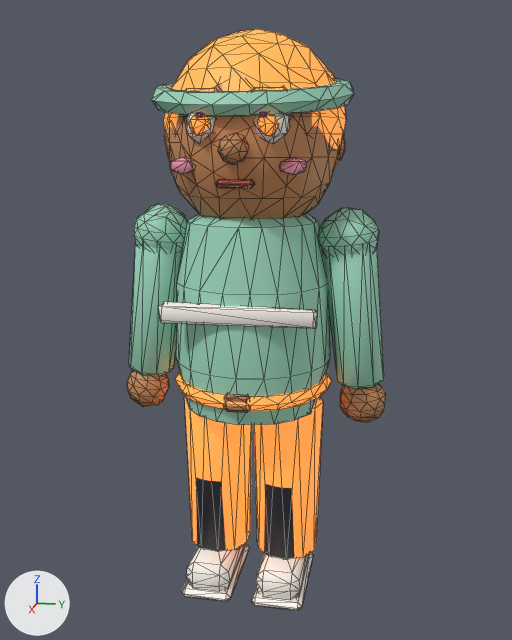
The glTF model public/models/lod/ped_jogger.glb as it was, and as the next commit left it.
Rendered twice from a 50 mm camera at (1.396, 0.285, 0.925) aimed at (-0.039, -0.002, 0.566). Arrows for +X, +Y and +Z are at lower left; the lights stay in place. The older version comes first. Mesh edges are drawn as thin lines. Where no turn or scale is listed for an object, it has been applied to the vertices. Vertices at exactly the same position are counted once.

Names of what the first picture shows: 'ped_jogger'.
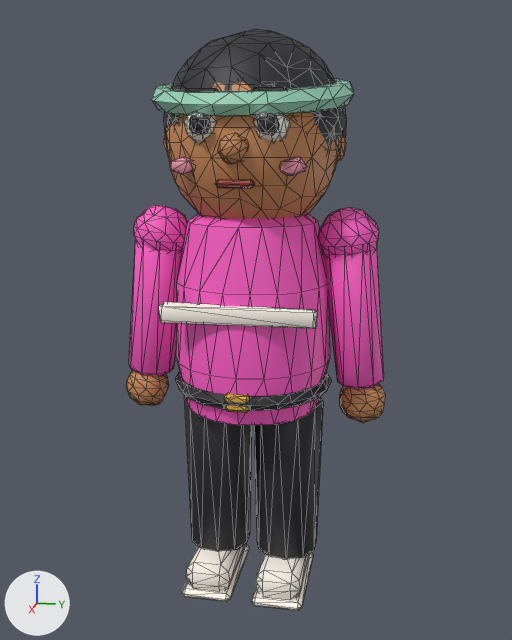
What differs and where, as boxes [x1, y1, x2, y2] in the pictures (512 x 640 px; the box of a moved part takes in the faces that stretch with it):
part 1 of me_ped_jogger_002, moved or reshaped: before [134, 29, 379, 256]; after [134, 29, 379, 257]
part 2 of me_ped_jogger_002, moved or reshaped: before [342, 384, 382, 422]; after [342, 384, 382, 423]
part 3 of me_ped_jogger_002, surface changed (darker): [129, 39, 384, 605] in both

Diff of the bpy script that builds the scene:
```diff
--- a/public/models/lod/ped_jogger.glb.py
+++ b/public/models/lod/ped_jogger.glb.py
@@ me_ped_jogger_002 @@
 me_ped_jogger_002.from_pydata(...)  # 1602 vertices, 3072 faces; spans x -0.231..0.231, y -0.276..0.276, z -0.568..0.568
 # used by ob_ped_jogger; location = (-0.039, -0.001, 0.568)
+# me_ped_jogger_002 part 1: 27 vertices moved from x -0.118..0.213, y -0.238..0.201, z 0.128..0.549 to x -0.126..0.214, y -0.232..0.206, z 0.123..0.549; 224 vertices removed from x -0.221..0.227, y -0.246..0.239, z 0.123..0.568; 222 vertices added at x -0.196..0.226, y -0.239..0.239, z 0.125..0.568
+# me_ped_jogger_002 part 2: 2 vertices moved from x 0.059..0.064, y 0.218..0.255, z -0.105..-0.101 to x 0.033..0.068, y 0.229..0.25, z -0.106..-0.1; 8 vertices removed from x 0.021..0.08, y 0.196..0.251, z -0.192..-0.102; 10 vertices added at x 0.019..0.072, y 0.199..0.259, z -0.192..-0.1
+# me_ped_jogger_002 part 3: 2142 kept faces spanning x -0.231..0.231, y -0.276..0.276, z -0.568..0.561 get new texture (UV) coordinates
 me_ped_jogger_002.materials.append(mat_toy)
```
